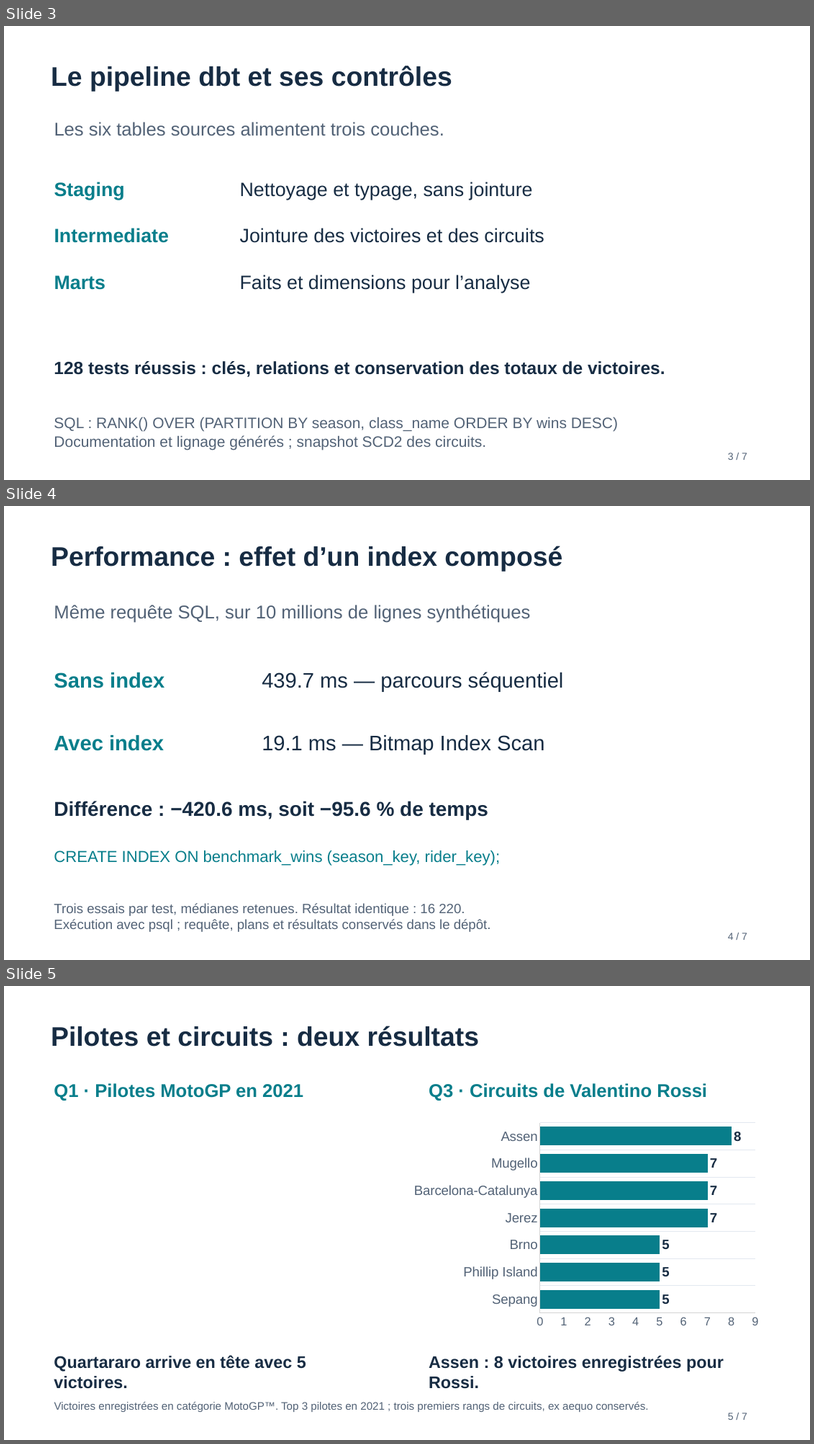
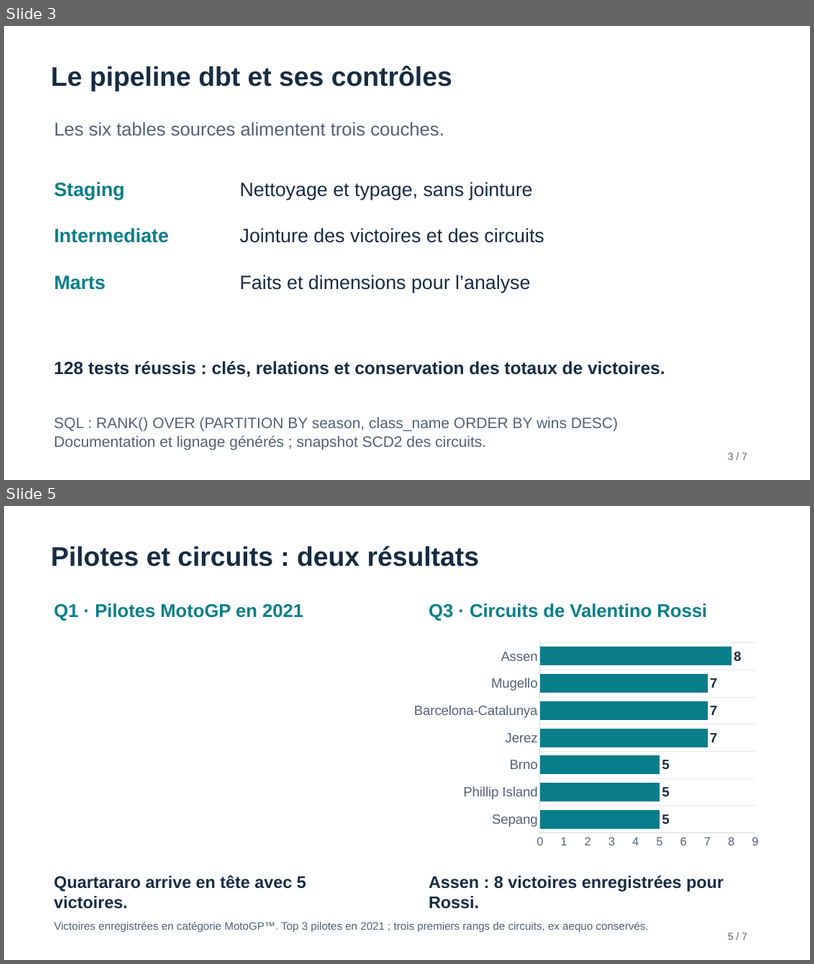
Before and after one commit to Matchab78/motogp, a slide deck: motogp/docs/Presentation_MotoGP.pptx. Shown one above the other, each under a label of ours: slides 3, 4 and 5 before the commit, slides 3 and 5 after it; the slides between them are not shown. The pictures are 814x1444 and 814x964 pixels, drawn with LibreOffice and Linux fonts; fonts in the diff are those of the drawing. Boxes give left, top, right and bottom in pixels: in the first picture for what was removed or moved away, otherwise in the second. Text is boxed around its words. In the diff, an @@ line names an element or a change of style, - is before the commit and + after.

```diff
--- a/motogp/docs/Presentation_MotoGP.pptx
+++ b/motogp/docs/Presentation_MotoGP.pptx
@@ slide 4 removed at [4,506,810,960], background #FFFFFF @@
@@ text removed at [51,546,563,572] @@
-Performance : effet d’un index composé
@@ text removed at [54,605,531,623] @@
-Même requête SQL, sur 10 millions de lignes synthétiques
@@ text removed at [54,672,165,688] @@
-Sans index
@@ text removed at [262,672,564,692] @@
-439.7 ms — parcours séquentiel
@@ text removed at [54,735,164,751] @@
-Avec index
@@ text removed at [262,735,545,754] @@
-19.1 ms — Bitmap Index Scan
@@ text removed at [54,800,489,819] @@
-Différence : −420.6 ms, soit −95.6 % de temps
@@ text removed at [54,850,500,865] @@
-CREATE INDEX ON benchmark_wins (season_key, rider_key);
@@ text removed at [54,903,491,932] @@
-Trois essais par test, médianes retenues. Résultat identique : 16 220.
-Exécution avec psql ; requête, plans et résultats conservés dans le dépôt.
@@ text removed at [728,932,748,939] @@
-4 / 7
```
Also in this commit, not shown: 1 slide added, 9 other files.
